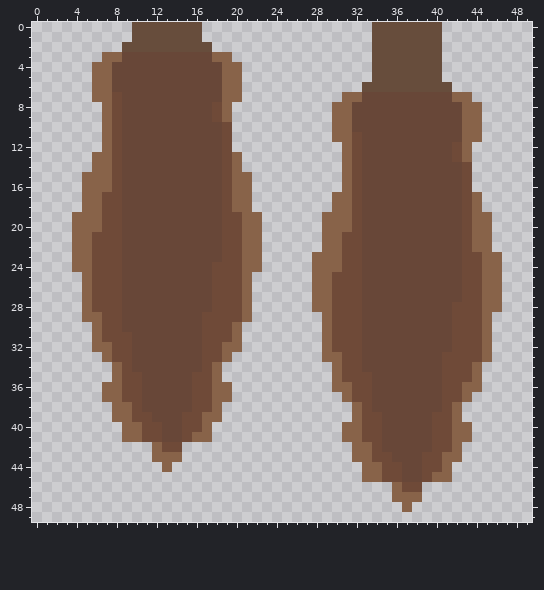
One commit to this pixel-art sprite: code/images/trafficPuzzle/1x3/Vertical/Reindeer_V_Bottom.png. Above is the file before it was changed.
The file is 50x50 pixels.
Once edited:
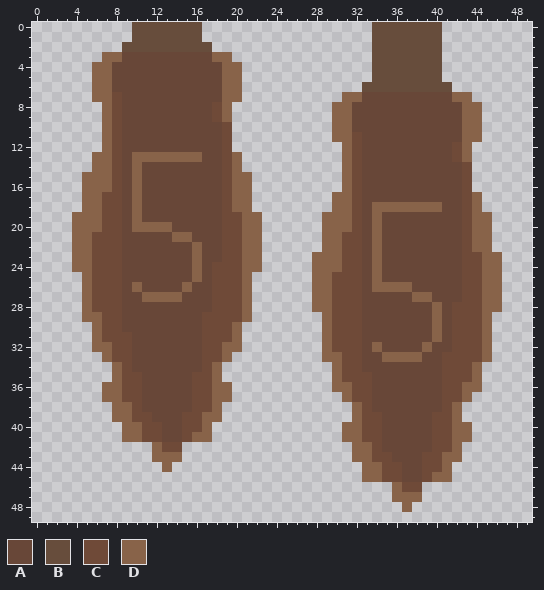
Palette (. is transparent): A #684738  B #674d3c  C #6f4a38  D #886349
The exact change:
Colour A gives way to colour D in row 13 at x 10 to 16; in rows 14 to 17 at x 10; in row 18 at x 10 and 34 to 40; in row 19 at x 10 and 34; in row 20 at x 10 to 13 and 34; in row 21 at x 14 to 15 and 34.
Colour A gives way to colour D in rows 22 to 25 at x 16 and 34; in row 26 at x 10, 15 and 34 to 37; in row 27 at x 11 to 14 and 38 to 39; in rows 28 to 31 at x 40; in row 32 at x 34 and 39; in row 33 at x 35 to 38.
Boxes around the changes in both pictures, in picture pixels (x1, y1, x2, y2):
changed: (132, 152, 202, 302)
changed: (372, 202, 442, 362)
